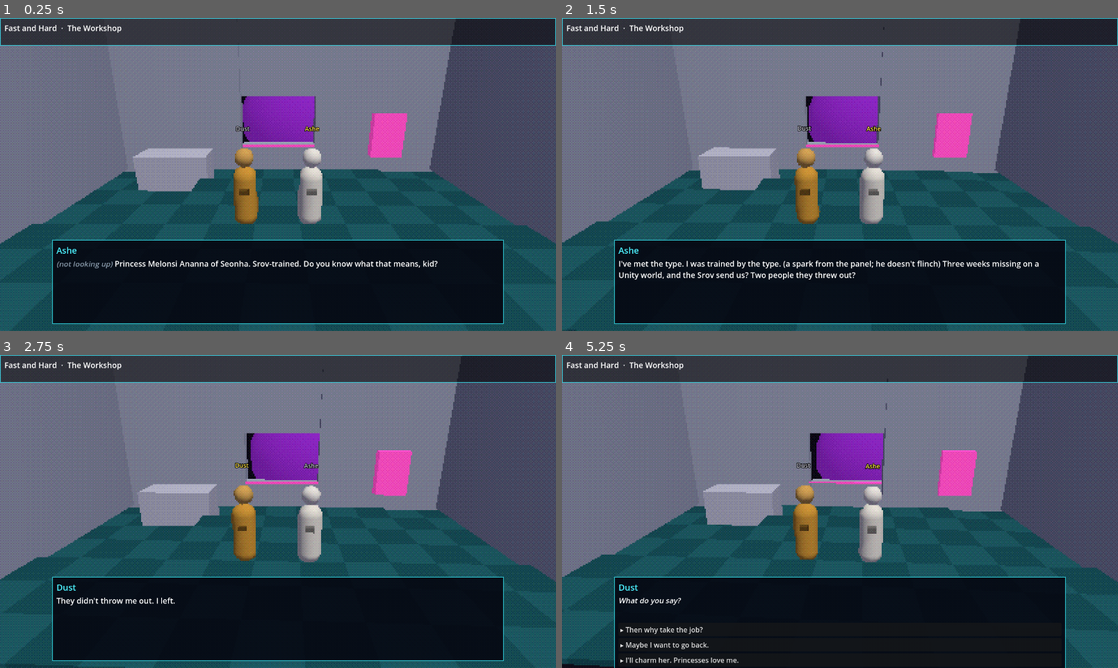
Above: before the commit, frames 1-4 (two rows, left to right).
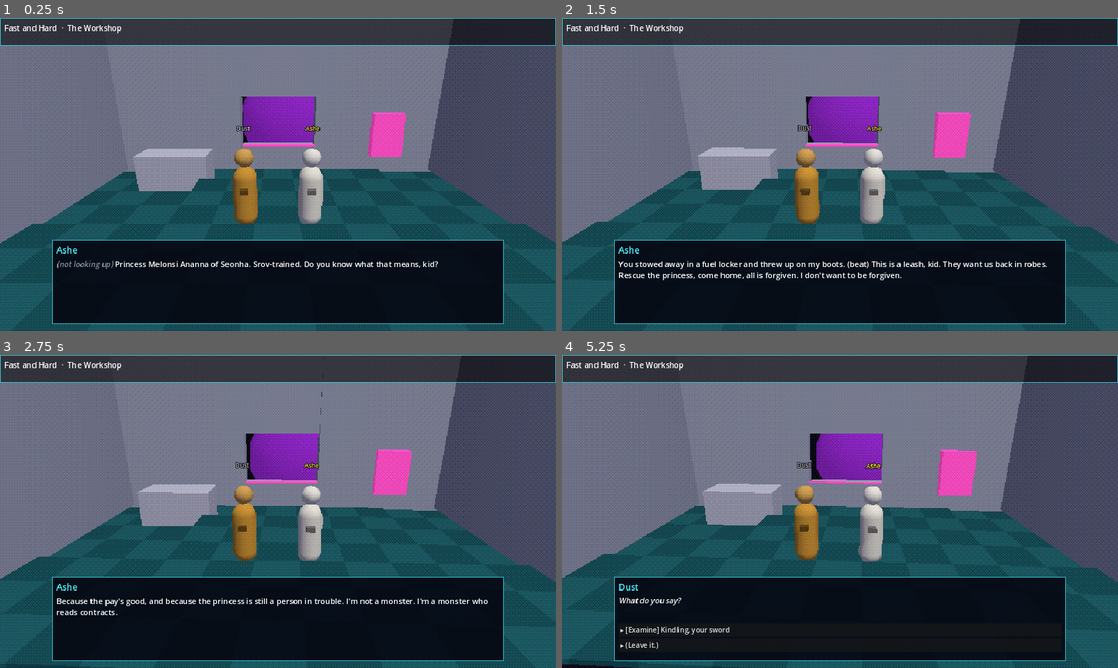
Above: after the commit, the same moments.

Repository: rhapsodic-legacy/revan
Game: Godot game, scene res://ui/game.tscn
The game is run twice, just before and just after one commit, with the same random seed, the same clock (stepped at 60 frames per second) and the same inputs.
Inputs (mouse positions are in pixels of both pictures, inside the frame that each line leads up to):
- Up to frame 1 (0.25 s): no input
- Up to frame 2 (1.5 s): tap Enter at 0.5, 0.6 s; move the mouse to (962, 158) at 0.52 s; click (962, 158) at 0.67 s; tap Space at 0.77, 1.25 s; move the mouse to (728, 190) at 1.27 s; hold A from 1.28 s (still down); tap E at 1.35 s; click (728, 190) at 1.42 s
- Up to frame 3 (2.75 s): tap Space at 1.52 s; release A at 2 s; click (278, 630) at 2 s, where only the run after the commit has a clickable "▸ Then why take the job?"
- Up to frame 4 (5.25 s): move the mouse to (895, 442) at 2.77 s; tap N at 2.85 s; click (895, 442) at 2.92 s; click (840, 630) at 3.5 s, where only the run after the commit has a clickable "▸ [Examine] Ashe's sword on t…"; move the mouse to (812, 574) at 4.27 s; tap R at 4.35 s; click (812, 574) at 4.42 s; tap Space at 4.52 s; move the mouse to (1006, 558) at 5.02 s; hold A from 5.03 s (still down); tap Enter at 5.1 s; click (1006, 558) at 5.17 s

The runs differ from the first frame. In frame 1, 1.9% of the frame differs, in the area x 0-100%, y 0-100%; in frame 2, 2.8%; in frame 3, 2.1%; in frame 4, 3.6%.

Commit message:
Fix: clicks reach the battlefield; over-the-shoulder fight camera with wall cutaway; bigger window; UI click check
Co-Authored-By: Claude Opus 5.5 <noreply@anthropic.com>
Claude-Session: https://claude.ai/code/session_0143DrZzUwYLghf7no5pTeeS

Diff:
--- a/project.godot
+++ b/project.godot
@@ -12,6 +12,11 @@
 
 window/size/viewport_width=1280
 window/size/viewport_height=720
+window/size/mode=2
+window/size/window_width_override=1920
+window/size/window_height_override=1080
+window/stretch/mode="canvas_items"
+window/stretch/aspect="expand"
 
 [rendering]
 
--- /dev/null
+++ b/tests/ui_click_check.gd
@@ -0,0 +1,50 @@
+## UI smoke check (needs a display, e.g. xvfb-run): fast-forward to F1, click a blue tile, then click an enemy.
+##   xvfb-run godot --path . --rendering-driver opengl3 --script tests/ui_click_check.gd
+extends SceneTree
+
+var game
+var frame := 0
+var stage := 0
+var target_tile := Vector2i.ZERO
+var start_pos := Vector2i.ZERO
+
+func _initialize() -> void:
+	game = load("res://ui/game.tscn").instantiate()
+	root.add_child(game)
+
+func _click(p: Vector2) -> void:
+	for pressed in [true, false]:
+		var e := InputEventMouseButton.new()
+		e.button_index = MOUSE_BUTTON_LEFT
+		e.pressed = pressed
+		var wp: Vector2 = root.get_final_transform() * p   # canvas -> window pixels, like a real mouse
+		e.position = wp
+		e.global_position = wp
+		root.push_input(e)
+
+func _screen_of(tile: Vector2i) -> Vector2:
+	var wp: Vector3 = game.Blockout.tile_pos(game.sc.combat.grid, tile)
+	return game.from_vp(game.cam.unproject_position(wp))
+
+func _process(_d: float) -> bool:
+	frame += 1
+	if frame == 5:
+		while not (game.sc.step().get("id", "") == "F1" and game.sc.mode == "combat"):
+			game._agent_step(true)
+		game._refresh()
+	if frame == 40 and stage == 0:
+		var c = game.sc.combat
+		var u = c.current()
+		start_pos = u.pos
+		for a in c.legal_actions():
+			if a.type == "move" and a.cost == 2:
+				target_tile = Vector2i(a.to[0], a.to[1])
+				break
+		_click(_screen_of(target_tile))
+		stage = 1
+	if frame == 45 and stage == 1:
+		var u = game.sc.combat.by_id[game.last_party_id]
+		print("MOVE CLICK: ", "OK" if u.pos == target_tile else "FAILED (unit at %s, wanted %s)" % [u.pos, target_tile])
+		get_root().get_texture().get_image().save_png("/tmp/claude-0/shots/ui_click.png")
+		quit(0 if u.pos == target_tile else 1)
+	return false
--- a/ui/game.gd
+++ b/ui/game.gd
@@ -11,7 +11,7 @@
 const Blockout = preload("res://world/blockout.gd")
 const DITHER = preload("res://render/dither.gdshader")
 
-const SHRINK := 3
+const SHRINK := 2
 const COLORS := {
 	"dust": Color(0.86, 0.62, 0.22), "ashe": Color(0.95, 0.93, 0.86), "deena": Color(0.30, 0.55, 1.0),
 	"ksaabu": Color(0.22, 0.58, 0.32), "mama_quell": Color(1.0, 0.25, 0.7),
@@ -36,6 +36,7 @@
 var preview = null                  # an unstarted combat, to show a fight map during its intro
 
 var vp: SubViewport
+var svc: SubViewportContainer
 var cam: Camera3D
 var env: Environment
 var world: Node3D
@@ -46,6 +47,11 @@
 var built_key := ""
 var cam_target := Vector3.ZERO
 var cam_offset := Vector3(0, 9.5, 8.5)
+var cam_pos_goal := Vector3.ZERO
+var cam_look_goal := Vector3.ZERO
+var cam_look := Vector3.ZERO
+var follow := false                 # over-the-shoulder fight camera
+var last_party_id := ""
 var drift := 0.0
 
 var title_lbl: Label
@@ -83,6 +89,8 @@
 			until_step = parts[0]
 			until_extra = int(parts[1]) if parts.size() > 1 else 0
 	set_anchors_preset(Control.PRESET_FULL_RECT)
+	# The root must not swallow clicks, or the 3D view never sees them.
+	mouse_filter = Control.MOUSE_FILTER_IGNORE
 	_build_view()
 	_build_ui()
 	sc = Scenario.load_id("opening", seed_value)
@@ -103,7 +111,7 @@
 # ------------------------------------------------------------------ construction
 
 func _build_view() -> void:
-	var svc := SubViewportContainer.new()
+	svc = SubViewportContainer.new()
 	svc.set_anchors_preset(Control.PRESET_FULL_RECT)
 	svc.stretch = true
 	svc.stretch_shrink = SHRINK
@@ -201,7 +209,7 @@
 	choices_box = VBoxContainer.new()
 	dv.add_child(choices_box)
 
-	hud_panel = _panel(Color(0.02, 0.02, 0.06, 0.82))
+	hud_panel = _panel(Color(0.02, 0.02, 0.06, 0.62))
 	hud_panel.set_anchors_preset(Control.PRESET_BOTTOM_WIDE)
 	hud_panel.offset_top = -150
 	hud_panel.offset_right = -330
@@ -217,7 +225,7 @@
 	actions_box.size_flags_horizontal = Control.SIZE_EXPAND_FILL
 	hh.add_child(actions_box)
 
-	var logp := _panel(Color(0, 0, 0, 0.6))
+	var logp := _panel(Color(0, 0, 0, 0.45))
 	logp.set_anchors_preset(Control.PRESET_RIGHT_WIDE)
 	logp.offset_left = -330
 	logp.offset_top = 70
@@ -434,9 +442,9 @@
 			Blockout.refresh_doors(door_root, fc, loc)
 		Blockout.build_arena(env_root, fc, loc)
 		var g = fc.grid
-		# Frame the map in the space left of the log panel.
-		cam_target = Vector3((g.width - 1) / 2.0 + g.width * 0.13, 0, (g.height - 1) / 2.0 + 0.8)
+		cam_target = Vector3((g.width - 1) / 2.0, 0, (g.height - 1) / 2.0)
 		cam_offset = Vector3(0, 0.95, 0.7) * maxf(g.width, g.height * 1.4) * 0.72
+		follow = true
 		tips = st.get("prompts", []).duplicate() if sc.combat != null else []
 		if sc.combat == null:
 			_sync_units(preview)
@@ -455,13 +463,63 @@
 			unit_root.add_child(n)
 		cam_target = Vector3(0, 1.0, 0)
 		cam_offset = Vector3(0, 2.2, 6.5) if loc != "lowlight_street" else Vector3(0, 2.5, 8.5)
-	_place_cam()
-
-func _place_cam() -> void:
-	var sway := Vector3(sin(drift * 0.25) * 0.4, 0, 0)
-	cam.position = cam_target + cam_offset + sway
-	cam.look_at(cam_target, Vector3.UP)
+		follow = false
+	_place_cam(true)
+
+func _place_cam(snap := false) -> void:
+	if follow:
+		_shoulder_goal()
+	else:
+		cam_pos_goal = cam_target + cam_offset + Vector3(sin(drift * 0.25) * 0.4, 0, 0)
+		cam_look_goal = cam_target
+	var k := 1.0 if snap else 0.08
+	cam.position = cam.position.lerp(cam_pos_goal, k)
+	cam_look = cam_look.lerp(cam_look_goal, k)
+	if cam.position.distance_to(cam_look) > 0.01:
+		cam.look_at(cam_look, Vector3.UP)
+	_cull_walls()
 	_update_tags()
+
+## Hide outer walls standing between the camera and the action (cutaway view).
+func _cull_walls() -> void:
+	var fwd := -cam.global_transform.basis.z
+	var focus: float = cam.position.distance_to(cam_look) * 0.55
+	for w in get_tree().get_nodes_in_group("cull_wall"):
+		var along: float = (w.position - cam.position).dot(fwd)
+		w.visible = not follow or along > focus
+
+## Behind and above the acting hero, over the right shoulder, looking at the enemy.
+func _shoulder_goal() -> void:
+	var c = sc.combat if sc.combat != null else preview
+	if c == null:
+		return
+	var u = c.current()
+	if u == null or u.team != "party":
+		u = c.by_id.get(last_party_id)
+	if u == null or not u.is_active():
+		for x in c.units:
+			if x.team == "party" and x.is_active():
+				u = x
+				break
+	if u == null:
+		return
+	last_party_id = u.id
+	var me := Blockout.tile_pos(c.grid, u.pos)
+	var foes := Vector3.ZERO
+	var n := 0
+	for x in c.units:
+		if x.team == "enemy" and x.is_active():
+			foes += Blockout.tile_pos(c.grid, x.pos)
+			n += 1
+	var dir := Vector3(0, 0, -1)
+	if n > 0:
+		var d := foes / n - me
+		d.y = 0
+		if d.length() > 0.5:
+			dir = d.normalized()
+	var right := dir.cross(Vector3.UP).normalized()
+	cam_pos_goal = me - dir * 4.2 + right * 1.3 + Vector3(0, 3.6, 0)
+	cam_look_goal = me + dir * 4.5 + Vector3(0, 0.3, 0)
 
 func _update_tags() -> void:
 	var live := {}
@@ -481,7 +539,7 @@
 		l.visible = not cam.is_position_behind(wp)
 		l.text = n.get_meta("tag")
 		l.add_theme_color_override("font_color", n.get_meta("tag_col"))
-		var sp: Vector2 = cam.unproject_position(wp) * SHRINK
+		var sp: Vector2 = from_vp(cam.unproject_position(wp))
 		l.position = sp - Vector2(l.size.x / 2.0, l.size.y)
 	for n in name_tags.keys():
 		if not live.has(n):
@@ -570,8 +628,15 @@
 		push_warning(r.get("error", ""))
 	_refresh()
 
+## Canvas <-> 3D-view pixel conversion (the view renders at reduced resolution).
+func to_vp(p: Vector2) -> Vector2:
+	return (p - svc.global_position) * Vector2(vp.size) / svc.size
+
+func from_vp(p: Vector2) -> Vector2:
+	return p * svc.size / Vector2(vp.size) + svc.global_position
+
 func _tile_under_mouse(pos: Vector2) -> Vector2i:
-	var local := pos / SHRINK
+	var local := to_vp(pos)
 	var from := cam.project_ray_origin(local)
 	var dir := cam.project_ray_normal(local)
 	if absf(dir.y) < 0.001:
--- a/world/blockout.gd
+++ b/world/blockout.gd
@@ -76,7 +76,8 @@
 		match k:
 			"wall":
 				if border:
-					box(parent, Vector3(p.x, 1.25, p.y), Vector3(1, 2.5, 1), th.wall)
+					var w := box(parent, Vector3(p.x, 1.25, p.y), Vector3(1, 2.5, 1), th.wall)
+					w.add_to_group("cull_wall")
 					if location == "galactic_c_lounge" and p.y == 0 and p.x % 3 == 1:
 						box(parent, Vector3(p.x, 1.5, p.y + 0.51), Vector3(0.8, 0.9, 0.02), th.accent, 1.2)
 				else:
